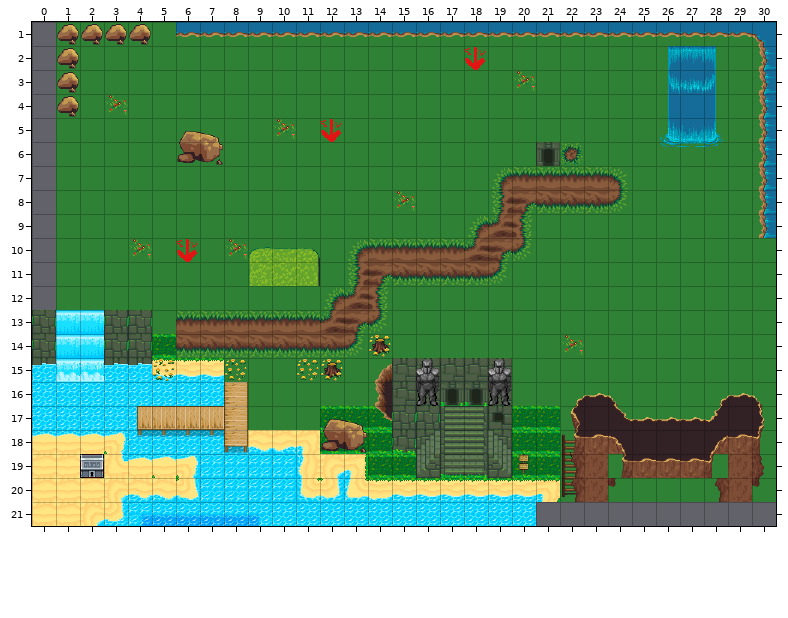
Two versions of a level (Tiled map, assets/maps/tmx/area1_withobjects.tmx). The picture above was drawn from the file before the commit.
Cells are 32x32 px. Shown: x 0..30, y 1..21.
Once edited:
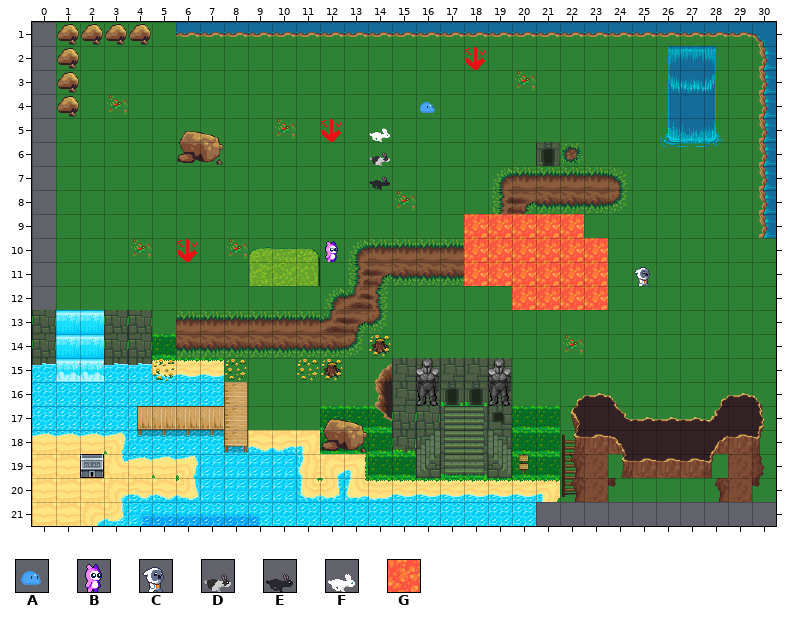
Key: from "monster_spritesheet": A 6 "slime", B 13 "pinky", C 20 "whitey"; from "rabbits": D 0 "rabbit_2", E 24 "rabbit_2", F 48 "rabbit_2"; from "terrain": G 208.
_ is an empty cell, . an unchanged one.
Tiles of an added or newly shown layer are drawn over the layers below it.
The edit:
--- layer "CollisionBlocks2" (added)
@@ x 18..23 @@
- 9 _____.
-10 ______
-11 ______
-12 ..____
+ 9 GGGGG.
+10 GGGGGG
+11 GGGGGG
+12 ..GGGG
--- layer "CollisionMobs" (added)
@@ x 14..16 @@
- 4 .._
- 5 _..
- 6 _..
- 7 _..
+ 4 ..A
+ 5 F..
+ 6 D..
+ 7 E..
@@ x 12..25 @@
-10 _.............
-11 ............._
+10 B.............
+11 .............C
Changed places in both pictures, as pixel boxes (x1, y1, x2, y2):
added: (420, 102, 435, 113)
added: (369, 128, 390, 190)
added: (464, 214, 608, 310)
added: (325, 241, 338, 262)
added: (634, 267, 650, 286)
